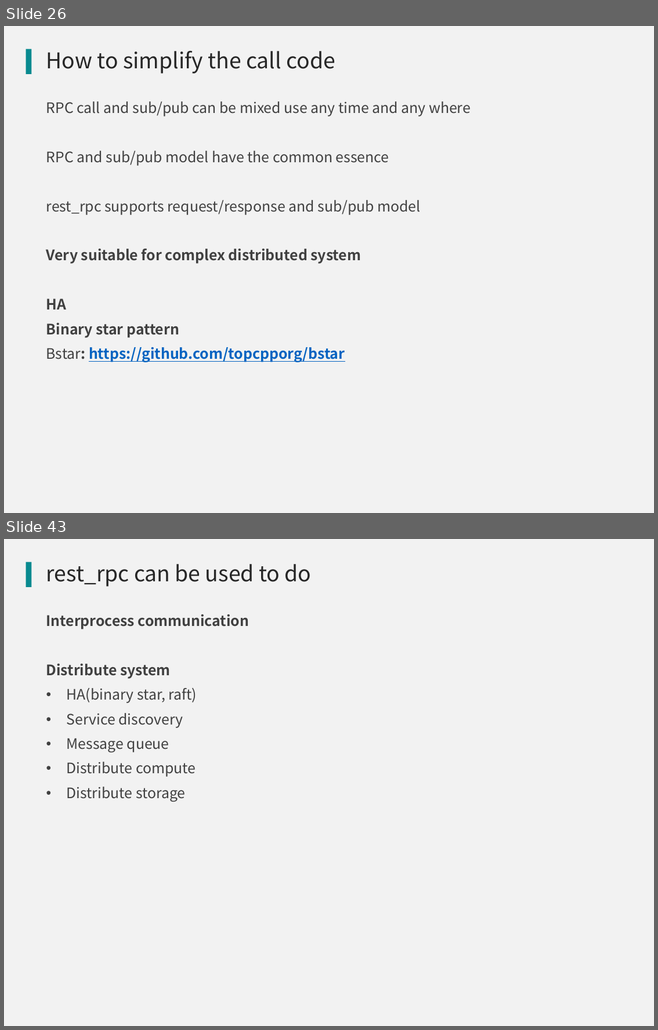
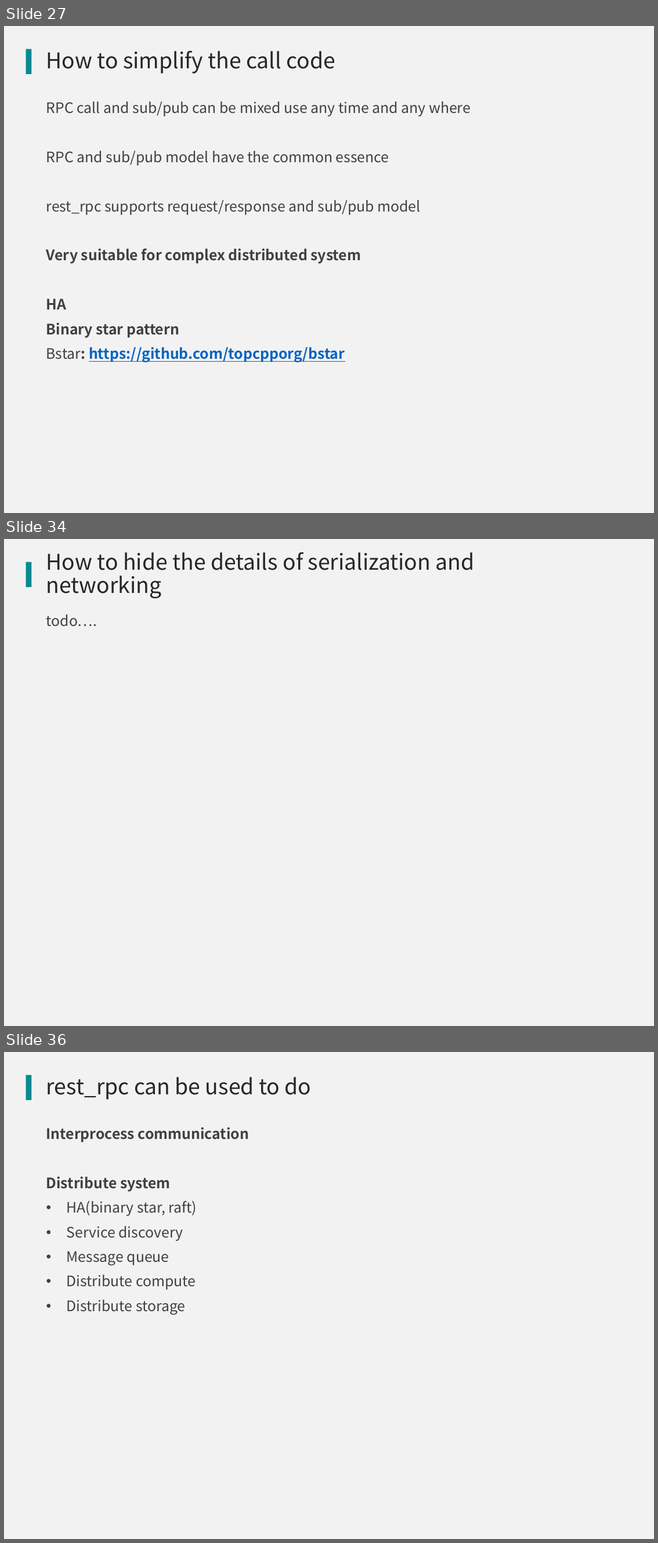
Before and after one commit to qicosmos/cppnow2017-ppt, a slide deck: An easy to use RPC framework implemented by c++11 and c++14.pptx. Shown one above the other, each under a label of ours: slides 26 and 43 before the commit, slides 27, 34 and 36 after it; the slides between them are not shown. The pictures are 658x1030 and 658x1543 pixels, drawn with LibreOffice and Linux fonts; fonts in the diff are those of the drawing; background and template pictures are left out. Boxes give left, top, right and bottom in pixels: in the first picture for what was removed or moved away, otherwise in the second. Text is boxed around its words. In the diff, an @@ line names an element or a change of style, - is before the commit and + after.

```diff
--- a/An easy to use RPC framework implemented by c++11 and c++14.pptx
+++ b/An easy to use RPC framework implemented by c++11 and c++14.pptx
@@ slide 34 added at (4,539,654,1026), background #F2F2F2; not listed: 1 template element that a slide beside it also shows @@
@@ title added at (46,552,474,599), 24 pt, text #262626 @@
+How to hide the details of serialization and networking
@@ text added at (46,614,97,627), 16 pt, text #404040 @@
+todo….
@@ what was slide 26 is now slide 27 @@
@@ what was slide 43 is now slide 36 @@
```
Also in this commit, not shown: 13 slides changed, 1 other slide added, 9 slides removed.
